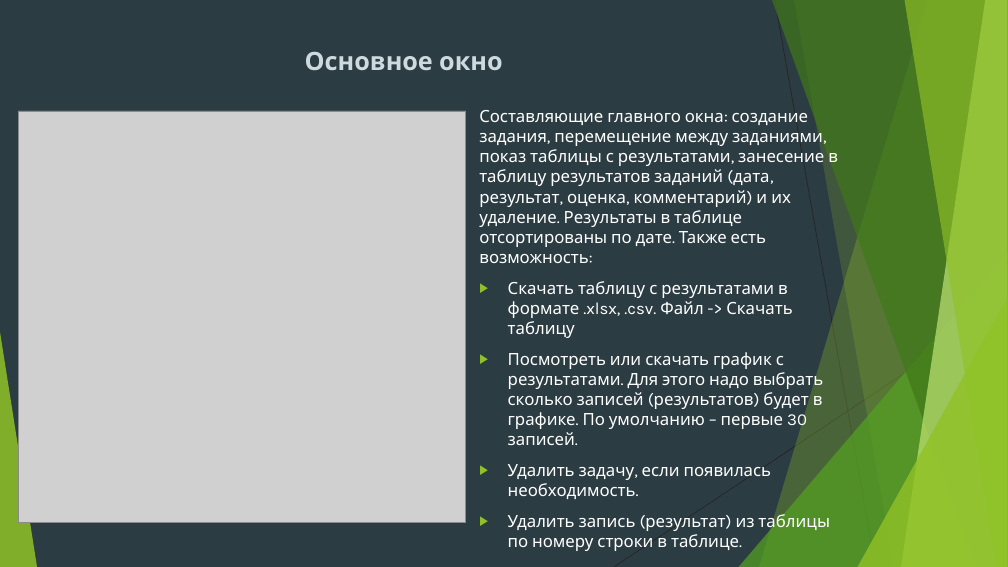
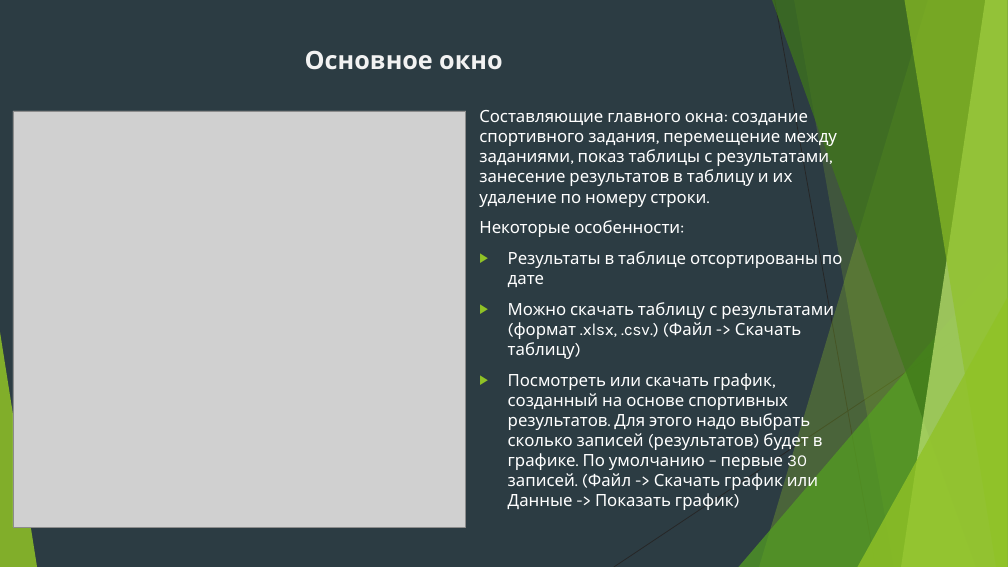
Before and after one commit to BorislavTimoshin/TaskCompletionDiary, a slide deck: slide 5 of description_project/Презентация.pptx (slide 6 before the commit). Drawn at 1008x567 pixels with LibreOffice and Linux fonts; fonts in the diff are those of the drawing; grey boxes stand for pictures. Boxes give left, top, right and bottom in pixels: in the first picture for what was removed or moved away, otherwise in the second. Text is boxed around its words. In the diff, an @@ line names an element or a change of style, - is before the commit and + after.

```diff
--- a/description_project/Презентация.pptx
+++ b/description_project/Презентация.pptx
@@ text "Основное окно" at (x1=305, y1=50, x2=502, y2=70): text colour #CFDADF to #F2F2F2 @@
@@ picture resized from (x1=18, y1=111, x2=466, y2=523) to (x1=13, y1=111, x2=466, y2=527) @@
@@ text at (x1=479, y1=110, x2=843, y2=510): text changed @@
-Составляющие главного окна: создание задания, перемещение между заданиями, показ таблицы с результатами, занесение в таблицу результатов заданий (дата, результат, оценка, комментарий) и их удаление. Результаты в таблице отсортированы по дате. Также есть возможность:
-▶ Скачать таблицу с результатами в формате .xlsx, .csv. Файл -> Скачать таблицу
-▶ Посмотреть или скачать график с результатами. Для этого надо выбрать сколько записей (результатов) будет в графике. По умолчанию – первые 30 записей.
-▶ Удалить задачу, если появилась необходимость.
-▶ Удалить запись (результат) из таблицы по номеру строки в таблице.
+Составляющие главного окна: создание спортивного задания, перемещение между заданиями, показ таблицы с результатами, занесение результатов в таблицу и их удаление по номеру строки.
+Некоторые особенности:
+▶ Результаты в таблице отсортированы по дате
+▶ Можно скачать таблицу с результатами (формат .xlsx, .csv.) (Файл -> Скачать таблицу)
+▶ Посмотреть или скачать график, созданный на основе спортивных результатов. Для этого надо выбрать сколько записей (результатов) будет в графике. По умолчанию – первые 30 записей. (Файл -> Скачать график или Данные -> Показать график)
```
Also in this commit, not shown: 6 other slides changed, 1 slide added, 2 slides removed, 5 other files.
